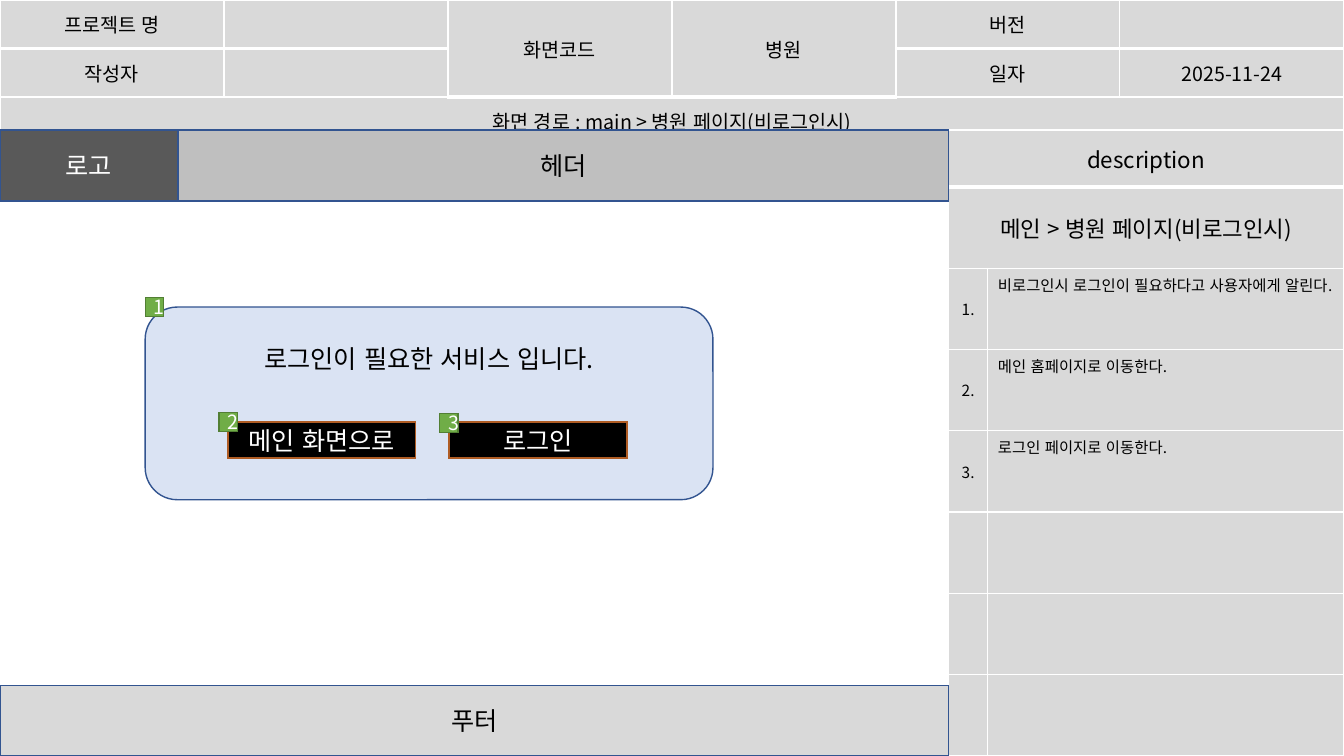
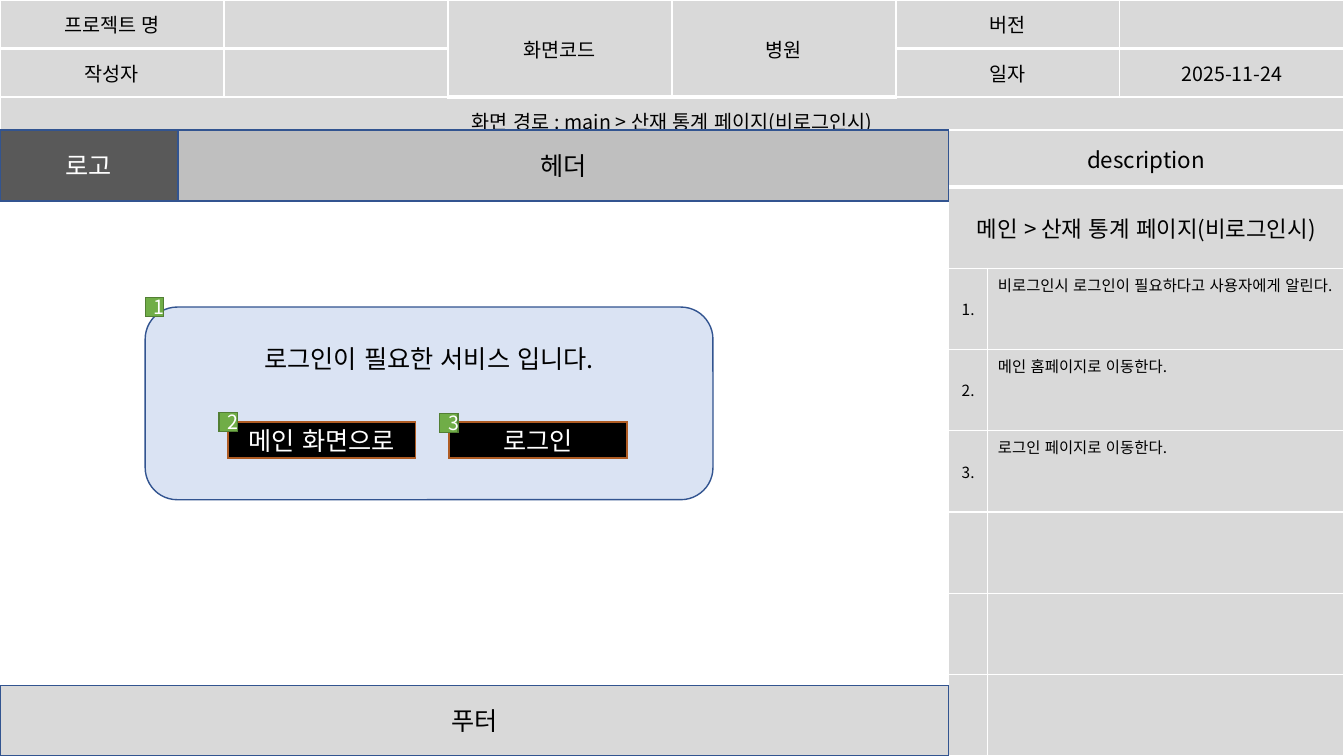
Before and after one commit to imyongchan/source, a slide deck: slide 27 of 스토리보드- 11.20/스토리보드_종합중.pptx (slide 10 before the commit). Drawn at 1344x756 pixels with LibreOffice and Linux fonts; fonts in the diff are those of the drawing. Boxes give left, top, right and bottom in pixels: in the first picture for what was removed or moved away, otherwise in the second. Text is boxed around its words. In the diff, an @@ line names an element or a change of style, - is before the commit and + after.

Commit message:
11/27 산재통계 수정

```diff
--- a/스토리보드- 11.20/스토리보드_종합중.pptx
+++ b/스토리보드- 11.20/스토리보드_종합중.pptx
@@ table at <box>0,0,1343,153</box> @@
-row 3, column 1: 화면 경로 : main > 병원 페이지(비로그인시)
+row 3, column 1: 화면 경로 : main > 산재 통계 페이지(비로그인시)
@@ table at <box>949,130,1344,756</box> @@
-row 2, column 1: 메인 > 병원 페이지(비로그인시)
+row 2, column 1: 메인 > 산재 통계 페이지(비로그인시)
```
Also in this commit, not shown: 15 other slides changed, 28 slides added, 4 slides removed.
